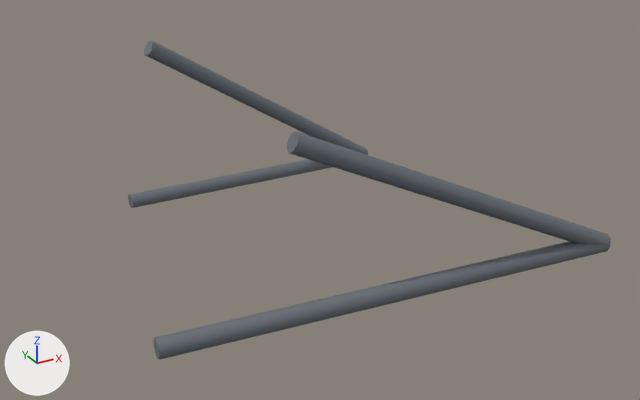
One commit to the glTF model public/models/parts/kaeferkraft-reinforced_frame.glb: the scene before it, then after it.
One viewpoint serves both versions: a camera (50 mm lens) standing at (-1.067, -2.107, 2.142) and looking at (0.059, -0.061, 1.119). Every picture has the same lights, and +X, +Y and +Z are marked at lower left. The first picture is the older version. Where no turn or scale is listed for an object, it has been applied to the vertices. Vertices at exactly the same position are counted once.

Script lines for the objects in view, before the commit:
```python
me_mesh_0 = bpy.data.meshes.new('Mesh_0')
me_mesh_0.from_pydata(...)  # 20 vertices, 32 faces; spans x -0.45..0.45, y -0.025..0.025, z -0.025..0.025
me_mesh_0.materials.append(mat_grey)  # grey #6a7078
me_mesh_1 = bpy.data.meshes.new('Mesh_1')
me_mesh_1.from_pydata(...)  # 20 vertices, 32 faces; spans x -0.423..0.423, y -0.06..0.06, z -0.281..0.281
me_mesh_1.materials.append(mat_grey_001)  # grey #6a7078
me_mesh_2 = bpy.data.meshes.new('Mesh_2')
me_mesh_2.from_pydata(...)  # 20 vertices, 32 faces; spans x -0.623..0.623, y -0.071..0.071, z -0.026..0.026
me_mesh_2.materials.append(mat_grey_002)  # grey #6a7078
ob_waistl = bpy.data.objects.new('WaistL', me_mesh_0)
ob_waistl.location = (0.13, 0.55, 0.96)
ob_waistr = bpy.data.objects.new('WaistR', me_mesh_2)
ob_waistr.location = (0.038, -0.53, 1.062)
ob_waisttofronttop_l = bpy.data.objects.new('WaistToFrontTop_L', me_mesh_1)
ob_waisttofronttop_l.location = (0.17, 0.515, 1.22)
# also in view: 'WaistToFrontTop_R' at (0.209, -0.528, 1.272)
```
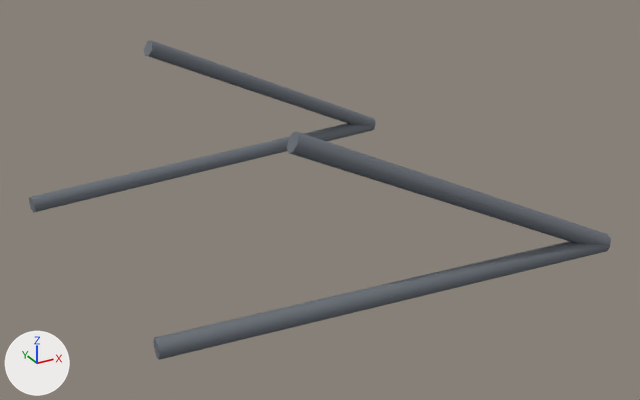
Where the newer file only moved an object's origin or applied its transform, the numbers keep the older frame.

Location of each change, (x1, y1, x2, y2) in pixels of the pictures (640 x 400 px):
'WaistL', reshaped
    before: (128, 159, 332, 208)
    after: (29, 123, 375, 213)
'WaistToFrontTop_L', reshaped (23% shorter)
    before: (144, 41, 368, 155)
    after: (144, 40, 376, 127)

The change, as a diff of the scene's bpy script:
```diff
--- a/public/models/parts/kaeferkraft-reinforced_frame.glb.py
+++ b/public/models/parts/kaeferkraft-reinforced_frame.glb.py
@@ me_mesh_0 @@
 # used by ob_waistl; location = (0.13, 0.55, 0.96)
-me_mesh_0.from_pydata(...)  # 20 vertices, 32 faces; spans x -0.45..0.45, y -0.025..0.025, z -0.025..0.025
+me_mesh_0.from_pydata(...)  # 20 vertices, 32 faces; spans x -0.784..0.523, y -0.136..0.085, z 0.066..0.126
+# me_mesh_0 part 1: 20 of 20 vertices moved; they spanned x -0.45..0.45, y -0.025..0.025, z -0.025..0.025 and now span x -0.784..0.523, y -0.136..0.085, z 0.066..0.126; mean shift (-0.13, -0.025, 0.096)
 me_mesh_0.materials.append(mat_grey)
@@ me_mesh_1 @@
 # used by ob_waisttofronttop_l; location = (0.17, 0.515, 1.22)
-me_mesh_1.from_pydata(...)  # 20 vertices, 32 faces; spans x -0.423..0.423, y -0.06..0.06, z -0.281..0.281
+me_mesh_1.from_pydata(...)  # 20 vertices, 32 faces; spans x -0.421..0.49, y -0.06..0.12, z -0.192..0.282
+# me_mesh_1 part 2: 19 of 20 vertices moved; they spanned x -0.423..0.423, y -0.06..0.06, z -0.281..0.281 and now span x -0.421..0.49, y -0.06..0.12, z -0.192..0.282; mean shift (0.037, 0.032, 0.047); largest move (0.397, 0.036, -0.281) -> (0.468, 0.098, -0.192)
 me_mesh_1.materials.append(mat_grey_001)
```
